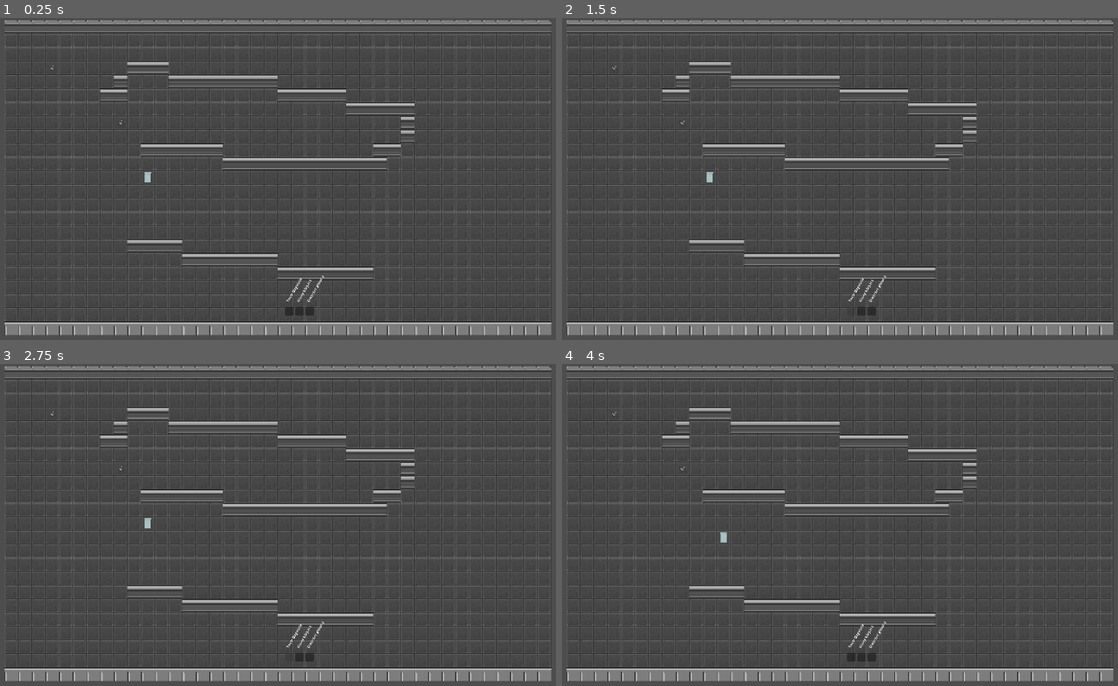
Above: before the commit, frames 1-4 (two rows, left to right).
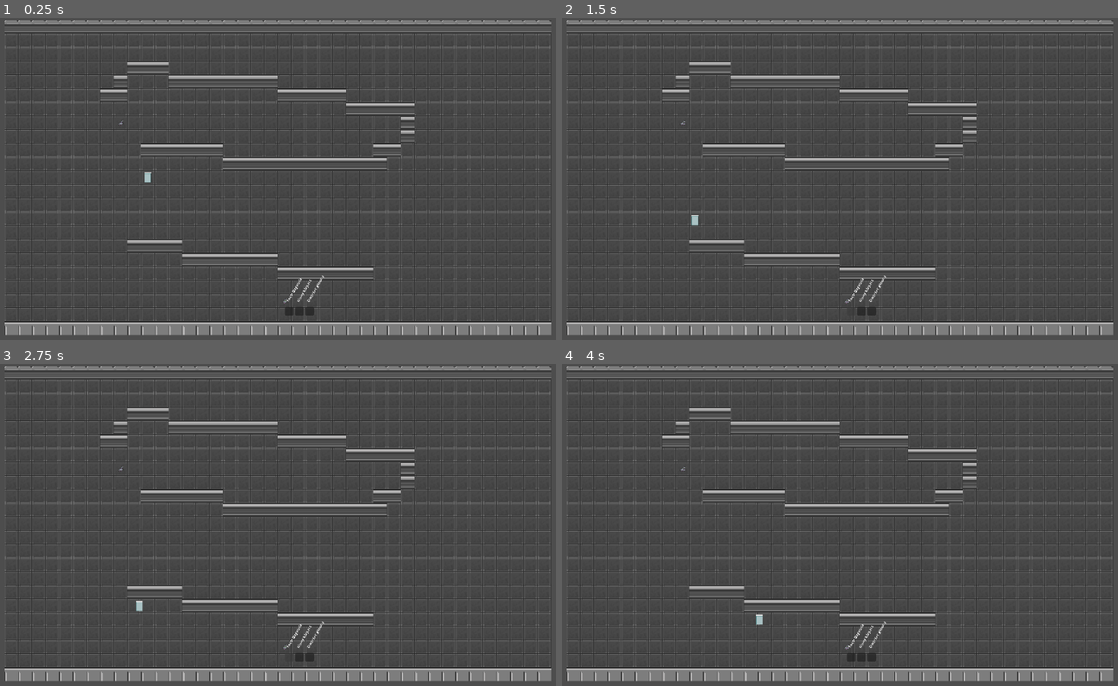
Above: after the commit, the same moments.

Repository: AlbertPec/TGK-2026
Game: Godot game, scene res://van_buren.tscn
Same seed, same stepped clock (60 frames per second), same inputs: the game is played once before the commit and once after it.
Inputs (mouse positions are in pixels of both pictures, inside the frame that each line leads up to):
- Up to frame 1 (0.25 s): no input
- Up to frame 2 (1.5 s): click (851, 311) at 0.52 s; click (851, 311) at 1.27 s
- Up to frame 3 (2.75 s): click (289, 657) at 2.02 s
- Up to frame 4 (4 s): tap Enter at 2.75 s; move the mouse to (973, 518) at 2.77 s; press the mouse at (973, 518) at 2.78 s; tap Space at 3.5 s; move the mouse to (717, 553) at 3.52 s; release the mouse at (717, 553) at 3.53 s; click (717, 553) at 3.6 s

The runs differ from the first frame. In frame 1, less than 0.1% of the frame differs, in the area x 9-52%, y 14-89%; in frame 2, 0.1%; in frame 3, less than 0.1%; in frame 4, 0.1%.

Commit message:
Improve enemy and movement

Diff:
--- a/UI/heads_up_display.gd
+++ b/UI/heads_up_display.gd
@@ -5,11 +5,5 @@
 func _on_station_chosen(station_id):
 	emit_signal("ui_station_chosen", station_id)
 
-# Called when the node enters the scene tree for the first time.
 func _ready() -> void:
 	$PanelContainer/HBoxContainer/StationMap.connect("station_chosen",_on_station_chosen)
-
-
-# Called every frame. 'delta' is the elapsed time since the previous frame.
-func _process(delta: float) -> void:
-	pass
--- a/UI/station_map/station_map.gd
+++ b/UI/station_map/station_map.gd
@@ -8,7 +8,3 @@
 func _ready() -> void:
 	for station in $StationsContainer.get_children():
 		station.connect("station_selected",_on_station_selected)
-
-# Called every frame. 'delta' is the elapsed time since the previous frame.
-func _process(delta: float) -> void:
-	pass
--- a/UI/station_map/station_map_point.gd
+++ b/UI/station_map/station_map_point.gd
@@ -7,11 +7,5 @@
 func _on_pressed():
 	emit_signal("station_selected", station_id)
 
-# Called when the node enters the scene tree for the first time.
 func _ready() -> void:
 	$Button.pressed.connect(_on_pressed)
-
-
-# Called every frame. 'delta' is the elapsed time since the previous frame.
-func _process(delta: float) -> void:
-	pass
--- a/controllers/grid_movement_controller.gd
+++ b/controllers/grid_movement_controller.gd
@@ -13,14 +13,20 @@
 func setup(
 	p_floor_layer: TileMapLayer,
 	p_walls_layer: TileMapLayer,
-	p_movement_speed: float = 2.0,
 	p_max_move_distance: int = -1
 ) -> void:
 	floor_layer = p_floor_layer
 	walls_layer = p_walls_layer
-	movement_speed = p_movement_speed
 	max_move_distance = p_max_move_distance
 	_rebuild_navigation()
+
+func setup_grid_movement(board_node: GridNavigationProvider):
+	var floor_layer = board_node.get_floor_layer()
+	var walls_layer = board_node.get_walls_layer()
+	if floor_layer == null or walls_layer == null:
+		push_error("Invalid floor/walls layers")
+		return
+	setup(floor_layer, walls_layer, max_move_distance)
 
 func _rebuild_navigation() -> void:
 	astar_grid = AStarGrid2D.new()
@@ -44,6 +50,22 @@
 	var end = floor_layer.local_to_map(
 		floor_layer.to_local(end_global_position)
 	)
+
+	return _set_path(start, end)
+
+func set_move_to(start_global_position: Vector2, target_map_position: Vector2i) -> bool:
+	if astar_grid == null or floor_layer == null:
+		return false
+
+	var start = floor_layer.local_to_map(
+		floor_layer.to_local(start_global_position)
+	)
+
+	return _set_path(start, target_map_position)
+
+func _set_path(start: Vector2i, end: Vector2i) -> bool:
+	if astar_grid == null:
+		return false
 
 	var id_path = astar_grid.get_id_path(start, end).slice(1)
 
@@ -81,3 +103,10 @@
 
 func set_max_move_distance(value: int) -> void:
 	max_move_distance = value
+
+func tile_to_global(tile_coords: Vector2i) -> Vector2:
+	if floor_layer == null:
+		return Vector2.ZERO
+
+	var local_pos = floor_layer.map_to_local(tile_coords)
+	return floor_layer.to_global(local_pos)
--- a/enemy.gd
+++ /dev/null
@@ -1,13 +0,0 @@
-extends EnemyBase
-
-@export var move_animation_name: StringName = &"move"
-@export var idle_animation_name: StringName = &"idle"
-
-@onready var animated_sprite: AnimatedSprite2D = $AnimatedSprite2D
-
-func _ready() -> void:
-	super()
-	if animated_sprite == null:
-		push_error("Enemy needs to have animated sprite")
-
-	animated_sprite.play(move_animation_name)
--- /dev/null
+++ b/enemy/enemy.gd
@@ -0,0 +1,45 @@
+extends CharacterBody2D
+
+@export var spawn_grid_cell: Vector2i = Vector2i(-1, -1)
+
+var grid_movement := GridMovementController.new()
+
+@onready var detection_area = $detection_area
+@onready var animated_sprite: AnimatedSprite2D = $AnimatedSprite2D
+
+func _apply_spawn_from_grid() -> void:
+	var spawn_global_position = grid_movement.tile_to_global(spawn_grid_cell)
+	global_position = spawn_global_position
+
+func _ready() -> void:
+	detection_area.monitoring = false
+	await get_tree().process_frame
+	var navigation_provider := _find_navigation_provider()
+	if navigation_provider == null:
+		push_error("Grid navigation provider not found in group: grid_navigation_provider")
+		return
+
+	grid_movement.setup_grid_movement(navigation_provider)
+	_apply_spawn_from_grid()
+	grid_movement.movement_speed = 1
+	detection_area.monitoring = true
+
+func _physics_process(_delta: float) -> void:
+	grid_movement.move_body(self) # to do: do wydzielenia do managera walki
+
+	if grid_movement.has_path_to_travel():
+		animated_sprite.play("move")
+	else:
+		animated_sprite.play("idle")
+
+func _find_navigation_provider() -> GridNavigationProvider:
+	var providers = get_tree().get_nodes_in_group(GridNavigationProvider.PROVIDER_GROUP)
+	if providers.is_empty():
+		return null
+	return providers[0] as GridNavigationProvider
+
+func _on_detection_area_body_entered(body: Node2D) -> void:
+	if not body.is_in_group("players") or body == null:
+		return
+
+	grid_movement.request_path(global_position, body.global_position)
--- a/enemy/enemy.tscn
+++ b/enemy/enemy.tscn
@@ -1,6 +1,6 @@
 [gd_scene format=3 uid="uid://br6jmwaabd1oh"]
 
-[ext_resource type="Script" uid="uid://bifgxllqxdmme" path="res://enemy.gd" id="1_ofsxj"]
+[ext_resource type="Script" uid="uid://bifgxllqxdmme" path="res://enemy/enemy.gd" id="1_ofsxj"]
 [ext_resource type="Texture2D" uid="uid://dcnlunwgxl8w2" path="res://enemy_assets/Pidgeon Sprite Sheet.png" id="2_ppra6"]
 
 [sub_resource type="AtlasTexture" id="AtlasTexture_p200p"]
@@ -66,7 +66,7 @@
 "duration": 1.0,
 "texture": SubResource("AtlasTexture_y5vj3")
 }],
-"loop": true,
+"loop": false,
 "name": &"eat",
 "speed": 5.0
 }, {
@@ -83,7 +83,7 @@
 "duration": 1.0,
 "texture": SubResource("AtlasTexture_o3pv7")
 }],
-"loop": true,
+"loop": false,
 "name": &"idle",
 "speed": 5.0
 }, {
@@ -100,15 +100,15 @@
 "duration": 1.0,
 "texture": SubResource("AtlasTexture_tbw0t")
 }],
-"loop": true,
+"loop": false,
 "name": &"move",
-"speed": 5.0
+"speed": 10.0
 }]
 
 [sub_resource type="RectangleShape2D" id="RectangleShape2D_rovcg"]
 
 [sub_resource type="CircleShape2D" id="CircleShape2D_n2hyd"]
-radius = 125.0
+radius = 96.0
 
 [node name="enemy" type="CharacterBody2D" unique_id=1486208510]
 script = ExtResource("1_ofsxj")
@@ -116,7 +116,6 @@
 [node name="AnimatedSprite2D" type="AnimatedSprite2D" parent="." unique_id=990520719]
 sprite_frames = SubResource("SpriteFrames_wjonb")
 animation = &"move"
-frame_progress = 0.98822415
 
 [node name="CollisionShape2D" type="CollisionShape2D" parent="." unique_id=120048007]
 shape = SubResource("RectangleShape2D_rovcg")
--- a/enemy/enemy_base.gd
+++ /dev/null
@@ -1,69 +0,0 @@
-extends CharacterBody2D
-class_name EnemyBase
-
-@export var movement_speed: float = 2.0
-@export var max_move_distance: int = -1
-@export var spawn_grid_cell: Vector2i = Vector2i(-1, -1)
-@export var auto_chase_on_detection: bool = true
-
-var grid_movement := GridMovementController.new()
-var floor_layer: TileMapLayer
-var walls_layer: TileMapLayer
-
-func _ready() -> void:
-	var navigation_provider := _find_navigation_provider()
-	if navigation_provider == null:
-		push_error("Grid navigation provider not found in group: grid_navigation_provider")
-		return
-
-	setup_grid_movement(navigation_provider)
-
-func _physics_process(_delta: float) -> void:
-	grid_movement.move_body(self)
-
-func move_towards(target_global_position: Vector2) -> bool:
-	if grid_movement.has_path_to_travel():
-		return false
-	return grid_movement.request_path(global_position, target_global_position)
-
-func setup_grid_movement(board_node: GridNavigationProvider) -> void:
-	floor_layer = board_node.get_floor_layer()
-	walls_layer = board_node.get_walls_layer()
-	if floor_layer == null or walls_layer == null:
-		push_error("Invalid floor/walls layers")
-		return
-
-	grid_movement.setup(floor_layer, walls_layer, movement_speed, max_move_distance)
-	_apply_spawn_from_grid()
-
-func stop_movement() -> void:
-	grid_movement.clear_path()
-
-func start_combat(_player: Node2D) -> void:
-	# to-do: combat mechanics
-	pass
-
-func _on_detection_area_body_entered(body: Node2D) -> void:
-	if not body.is_in_group("players"):
-		return
-
-	if auto_chase_on_detection:
-		move_towards(body.global_position)
-
-	start_combat(body)
-
-func _find_navigation_provider() -> GridNavigationProvider:
-	var providers = get_tree().get_nodes_in_group(GridNavigationProvider.PROVIDER_GROUP)
-	if providers.is_empty():
-		return null
-	return providers[0] as GridNavigationProvider
-
-func _apply_spawn_from_grid() -> void:
-	if floor_layer == null:
-		return
-	if spawn_grid_cell.x < 0 or spawn_grid_cell.y < 0:
-		return
-
-	global_position = floor_layer.to_global(
-		floor_layer.map_to_local(spawn_grid_cell)
-	)
--- a/player/player.gd
+++ b/player/player.gd
@@ -12,7 +12,7 @@
 		push_error("Grid navigation provider not found in group: grid_navigation_provider")
 		return
 
-	setup_grid_movement(navigation_provider)
+	grid_movement.setup_grid_movement(navigation_provider)
 
 func _input(event: InputEvent) -> void:
 	if event.is_action_pressed("move") == false or not can_move:
@@ -30,13 +30,5 @@
 		return null
 	return providers[0] as GridNavigationProvider
 
-func setup_grid_movement(board_node: GridNavigationProvider):
-	var floor_layer = board_node.get_floor_layer()
-	var walls_layer = board_node.get_walls_layer()
-	if floor_layer == null or walls_layer == null:
-		push_error("Invalid floor/walls layers")
-		return
-	grid_movement.setup(floor_layer, walls_layer, movement_animation_speed, max_move_distance)
-
 func stop_movement():
 	grid_movement.clear_path()
--- a/van_buren.tscn
+++ b/van_buren.tscn
@@ -20,10 +20,10 @@
 max_move_distance = 5
 
 [node name="enemy" parent="World" unique_id=1486208510 instance=ExtResource("5_h8mil")]
-spawn_grid_cell = Vector2i(3, 3)
+spawn_grid_cell = Vector2i(8, 7)
 
 [node name="enemy2" parent="World" unique_id=2083378983 instance=ExtResource("5_h8mil")]
-spawn_grid_cell = Vector2i(8, 7)
+spawn_grid_cell = Vector2i(20, 20)
 
 [node name="HUD" parent="." unique_id=1004466029 instance=ExtResource("5_tbmg4")]
 anchors_preset = 0
--- a/world/world.gd
+++ b/world/world.gd
@@ -32,7 +32,7 @@
 	player.global_position = spawn.global_position
 
 	var navigation_provider = board as GridNavigationProvider
-	player.setup_grid_movement(navigation_provider)
+	player.grid_movement.setup_grid_movement(navigation_provider)
 
 func _on_train_entered():
 	if not entered_train:
@@ -44,10 +44,6 @@
 	board.connect("train_entered", _on_train_entered)
 	set_player_at_spawn_point()
 
-# Called every frame. 'delta' is the elapsed time since the previous frame.
-func _process(delta: float) -> void:
-	pass
-
 func _on_hud_ui_station_chosen(station_id: Variant) -> void:
 	if entered_train:
 		change_board("res://board/%s.tscn" % station_id_to_path[station_id])
Renamed: enemy.gd.uid -> enemy/enemy.gd.uid
Not shown, removed: enemy/enemy_base.gd.uid
